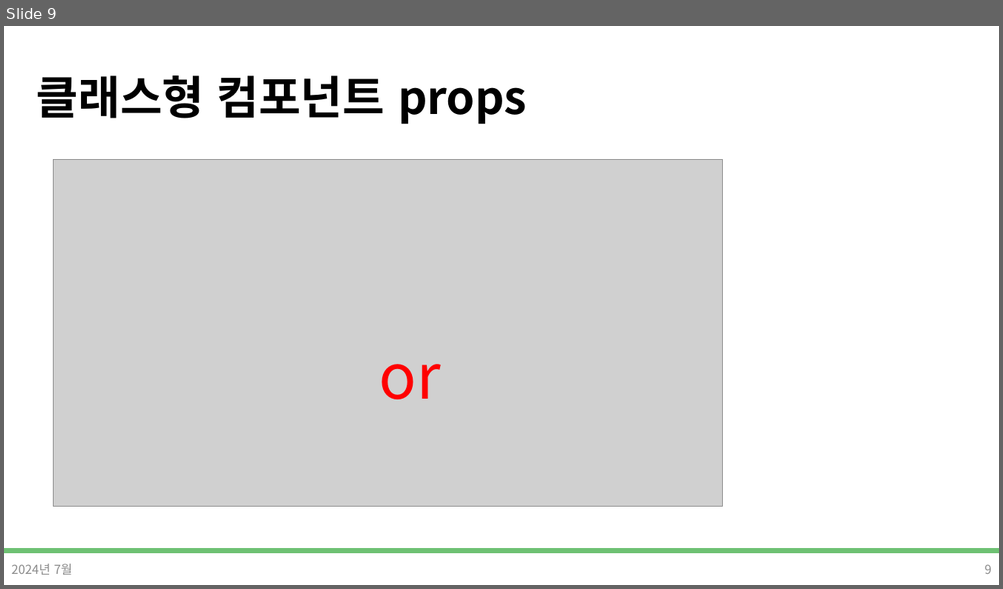
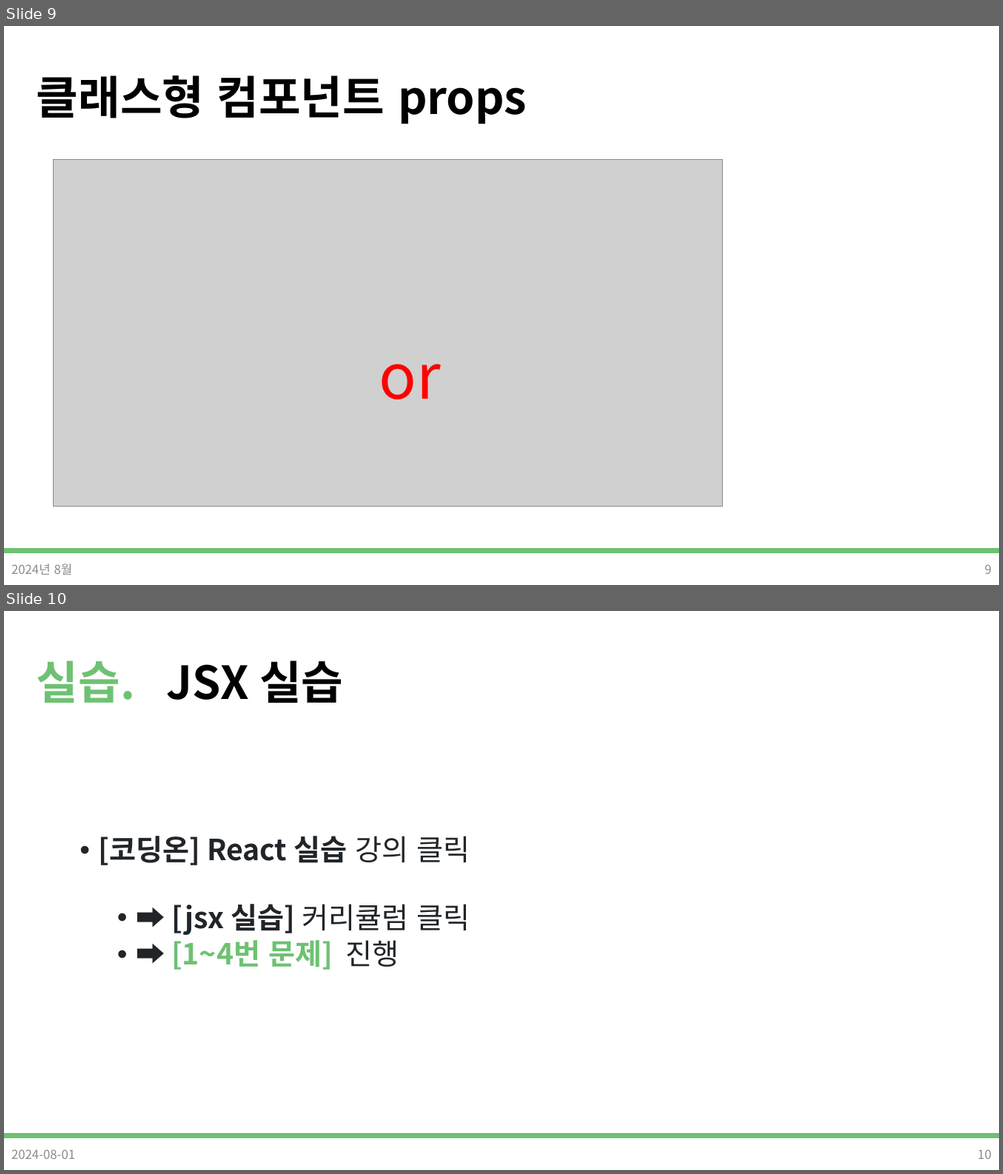
Before and after one commit to DevDamon0527/SeSAC_Yeongdeungpo_Campus_6th, a slide deck: material/[SeSAC_YDP_6] 24_React_Props_State.pptx. Shown one above the other, each under a label of ours: slide 9 before the commit, slides 9 and 10 after it. The pictures are 1003x589 and 1003x1174 pixels, drawn with LibreOffice and Linux fonts; fonts in the diff are those of the drawing; grey boxes stand for pictures; background and template pictures are left out. Boxes give left, top, right and bottom in pixels: in the first picture for what was removed or moved away, otherwise in the second. Text is boxed around its words. In the diff, an @@ line names an element or a change of style, - is before the commit and + after.

```diff
--- a/material/[SeSAC_YDP_6] 24_React_Props_State.pptx
+++ b/material/[SeSAC_YDP_6] 24_React_Props_State.pptx
@@ slide 10 added at (x1=4, y1=611, x2=999, y2=1170), background #FFFFFF; not listed: 1 template element that a slide beside it also shows @@
@@ title added at (x1=37, y1=661, x2=343, y2=703), 44 pt, text #000000, bold @@
+실습. JSX 실습
@@ text added at (x1=99, y1=836, x2=469, y2=970), 28 pt, text #212529, bold @@
+• [코딩온] React 실습 강의 클릭
+  • ➡ [jsx 실습] 커리큘럼 클릭
+  • ➡ [1~4번 문제] 진행
@@ text added at (x1=11, y1=1150, x2=75, y2=1159), 12 pt, text #8C8C8C @@
+2024-08-01
@@ page number added at (x1=977, y1=1150, x2=991, y2=1159), 12 pt, text #8C8C8C @@
+10
@@ slide 9 changed as well @@
@@ text at (x1=11, y1=564, x2=73, y2=575): text changed @@
-2024년 7월
+2024년 8월
```
Also in this commit, not shown: 17 other slides changed, 2 other slides added, 19 other files.
